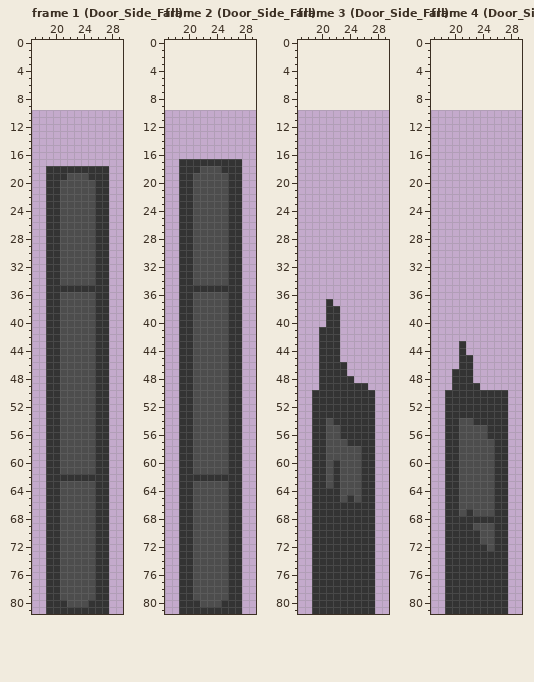
Two states of a pixel-art file, ClientGV/Assets/ArtWork/WhiteBlock/Test_Tile_Door/Door_Side.aseprite. This is how it looked before the edit.
32x72 pixels, 8 frames. Shown: frame 1 (Door_Side_Fall): x 17..29, y 0..81; frame 2 (Door_Side_Fall): x 17..29, y 0..81; frame 3 (Door_Side_Fall): x 17..29, y 0..81; frame 4 (Door_Side_Fall): x 17..29, y 0..81. The old version is drawn lined up with the new one, on the new canvas. The commit also changed other frames, which this record leaves out.
Now the later version:
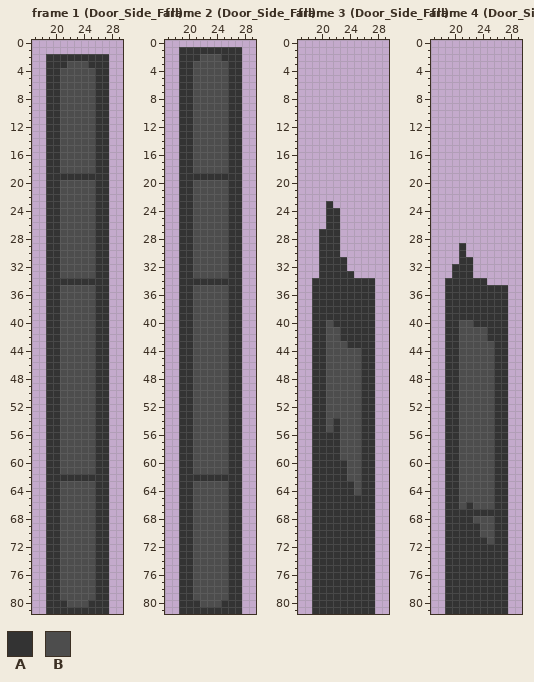
Palette (. is transparent): A #333333  B #4d4d4d
Edits made:
canvas 32x72 -> 48x82, the old top-left corner now at 8,10
Changed rows in their new state; - is an unchanged pixel.
Frame 1 (Door_Side_Fall):
first column x 19:
 2 AAAAAAAAA
 3 AAABBBAAA
 4 AABBBBBAA
 5 AABBBBBAA
 6 AABBBBBAA
 7 AABBBBBAA
 8 AABBBBBAA
 9 AABBBBBAA
10 AABBBBBAA
11 AABBBBBAA
12 AABBBBBAA
13 AABBBBBAA
14 AABBBBBAA
15 AABBBBBAA
16 AABBBBBAA
17 AABBBBBAA
18 --BBBBB--
19 ---AAA---
first column x 21:
34 AAAAA
35 BBBBB
Frame 2 (Door_Side_Fall):
first column x 19:
 1 AAAAAAAAA
 2 AAABBBAAA
 3 AABBBBBAA
 4 AABBBBBAA
 5 AABBBBBAA
 6 AABBBBBAA
 7 AABBBBBAA
 8 AABBBBBAA
 9 AABBBBBAA
10 AABBBBBAA
11 AABBBBBAA
12 AABBBBBAA
13 AABBBBBAA
14 AABBBBBAA
15 AABBBBBAA
16 AABBBBBAA
17 --BBBBB--
18 --B---B--
19 --AAAAA--
first column x 21:
34 AAAAA
35 BBBBB
Frame 3 (Door_Side_Fall):
first column x 19:
23 --A------
24 --AA-----
25 --AA-----
26 --AA-----
27 -AAA-----
28 -AAA-----
29 -AAA-----
30 -AAA-----
31 -AAAA----
32 -AAAA----
33 -AAAAA---
34 AAAAAAAAA
35 AAAAAAAAA
36 AAAAAAAAA
37 AA-AAAAAA
38 AA--AAAAA
39 AA--AAAAA
40 AAB-AAAAA
41 A-BBAAAAA
42 A-BBAAAAA
43 A-BBBAAAA
44 A-BBBBBAA
45 A-BBBBBAA
46 A-BBBBBAA
47 A-BBBBBAA
48 A-BBBBBAA
49 A-BBBBB-A
50 --BBBBB--
51 --BBBBB--
52 --BBBBB--
53 --BBBBB--
54 ----BBB--
55 ---ABBB--
56 --AABBB--
57 --AA-BB--
58 --AA-----
59 --AA-----
60 --A-A----
61 --A-A----
62 --A-A----
63 --A-AA---
64 ----AA---
65 ----A-A--
Frame 4 (Door_Side_Fall):
first column x 19:
29 --A------
30 --A------
31 --AA-----
32 -AAA-----
33 -AAA-----
34 AAAAAA---
35 AAAAAAAAA
36 AAAAAAAAA
37 AAAAAAAAA
38 AAAAAAAAA
39 AAAAAAAAA
40 AABBAAAAA
41 AABBBBAAA
42 AABBBBAAA
43 AABBBBBAA
44 AABBBBBAA
45 AABBBBBAA
46 AABBBBBAA
47 A-BBBBBAA
48 A-BBBBBAA
49 A-BBBBBAA
50 --BBBBB--
51 --BBBBB--
52 --BBBBB--
53 --BBBBB--
54 ----BBB--
55 ------B--
56 ------B--
first column x 21:
66 -A---
67 A-AAA
68 --BBB
69 --A--
71 ---A-
72 ----A
Changed places in both pictures, as pixel boxes (x1, y1, x2, y2):
changed: (46, 54, 109, 180)
changed: (60, 278, 95, 292)
changed: (179, 47, 242, 180)
changed: (193, 278, 228, 292)
changed: (312, 201, 375, 502)
changed: (445, 243, 508, 439)
changed: (459, 502, 494, 551)
